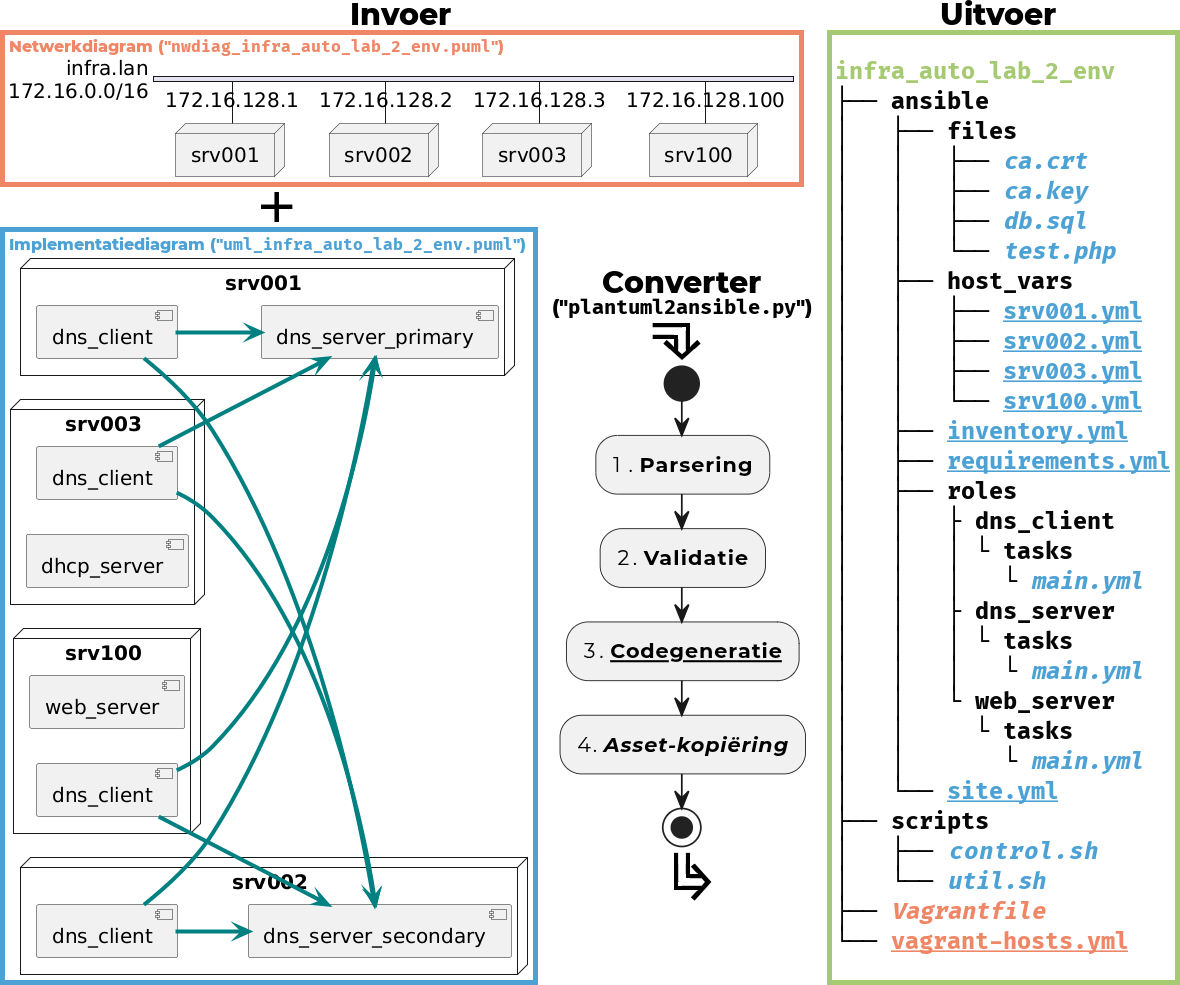
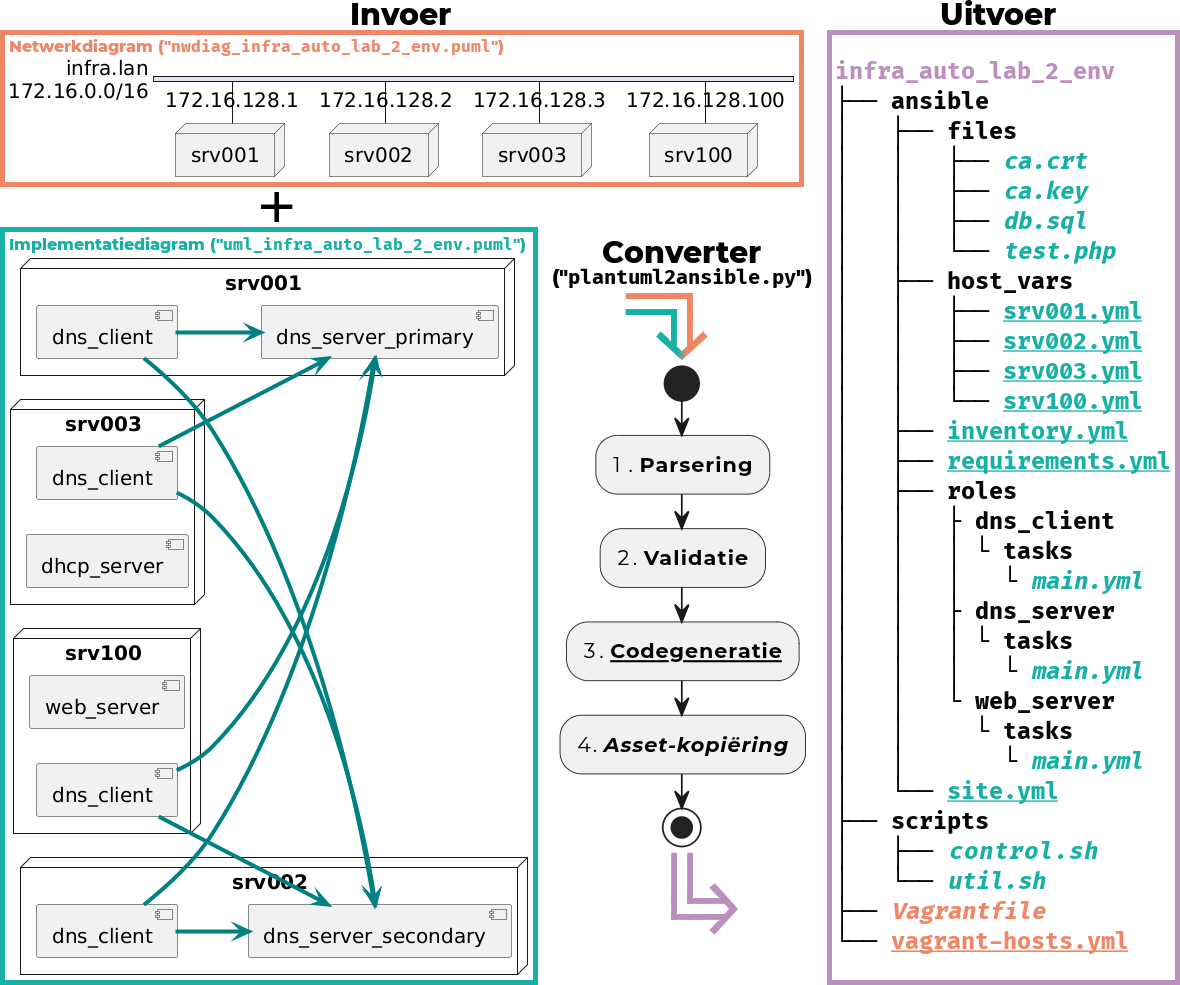
Layers edited between the first and the second 1180px x 985px image:
painted on "Implementatiediagram ('uml_inf..." over (10, 237, 525, 254)
painted on "Layer #1" over (0, 30, 1180, 985)
added layer "Layer #3" in group "Layer Group" over (1058, 320, 1170, 859)
moved "infra_auto_lab_2_env ..." above "Layer #2", painted on it over (837, 60, 1170, 889)
painted on "Layer #2" over (947, 321, 1170, 802)
added layer "==> #1" above "==>" over (671, 852, 738, 935)
added layer "==>" above "Pasted Layer" over (625, 293, 761, 360)
painted on "Pasted Layer" over (553, 241, 812, 901)
